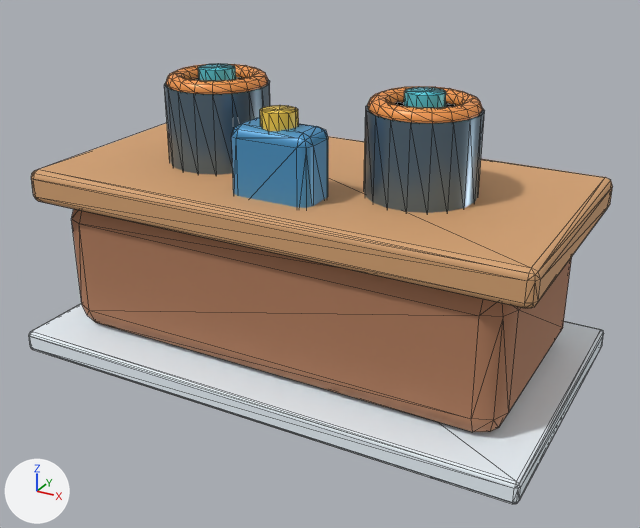
The glTF model HavenlineGodot/assets/stations_v2/processing_counter.glb, before and after one commit.
Both versions are drawn from a 50 mm camera at (2.62, -4.72, 2.95) aimed at (0.09, -0.13, 0.66). Lighting does not change. The marker at lower left points along +X, +Y and +Z. The older version comes first. Mesh edges are drawn as thin lines. Vertices at exactly the same position are counted once.

In view in the first picture: 'processing_counter'.
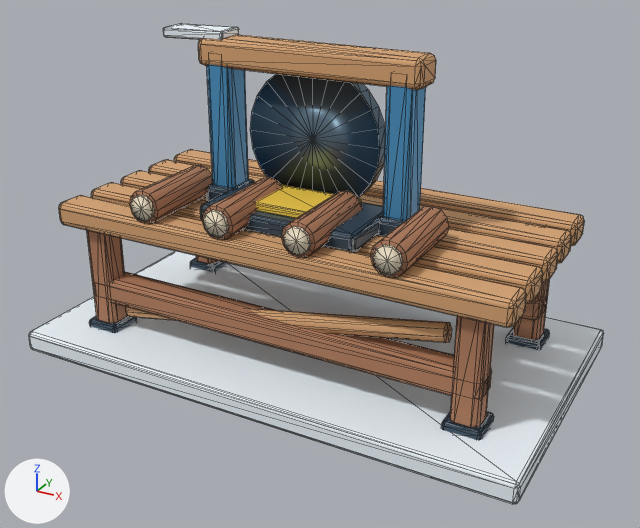
Where the change shows, as pixel boxes [x1, y1, x2, y2] in the pictures (640 x 528 px; the box of a moved part takes in the faces that stretch with it):
'processing_counter', reshaped (9% taller): before [29, 64, 613, 504]; after [29, 24, 604, 504]
part 1 of me_processing_counter, moved or reshaped (not visible before): after [163, 24, 239, 40]
part 2 of me_processing_counter, added (brown): after [130, 165, 213, 224]
part 3 of me_processing_counter, added (brown): after [202, 177, 282, 240]
part 4 of me_processing_counter, added (brown): after [281, 191, 362, 258]
part 5 of me_processing_counter, added (brown): after [370, 206, 449, 278]
part 6 of me_processing_counter, moved or reshaped: before [31, 123, 613, 308]; after [190, 258, 228, 272]
part 7 of me_processing_counter, moved or reshaped: before [71, 209, 572, 432]; after [90, 316, 137, 333]
part 8 of me_processing_counter, added: after [250, 74, 386, 198]
part 9 of me_processing_counter, added: after [131, 195, 154, 222]
part 10 of me_processing_counter, added: after [203, 210, 229, 238]
part 11 of me_processing_counter, added: after [283, 226, 311, 255]
part 12 of me_processing_counter, added: after [373, 245, 403, 275]
part 13 of me_processing_counter, deleted: before [164, 64, 485, 213]
part 14 of me_processing_counter, cut back: after [59, 35, 584, 440]

What the commit changed:
Material 'HL_cream' (mat_hl_cream) is new.
Its base color is (0.96, 0.84, 0.63) (beige #faecd0).
Its roughness is 0.72.
me_processing_counter is used by ob_processing_counter; location (0.0, 0.0, 0.0).
me_processing_counter had 1056 vertices, 2052 faces and spanned x -1.73..1.73, y -0.98..0.98, z -0.05..1.82.
me_processing_counter now has 1682 vertices, 3216 faces and spans x -1.73..1.73, y -0.98..0.98, z -0.05..2.07.
me_processing_counter part 1: the loose piece of 56 vertices spanning x -1.12..1.12, y -0.68..-0.2, z 0.38..0.46 is multiplied about its middle by the matrix ((0.19, -0.021, -0.011), (0.01, 0.423, 0.0), (0.003, 0.0, 0.75)), then moved by (-0.8, 0.38, 1.62), in mat_hl_snow (white #eff8ff).
me_processing_counter part 2: a new loose piece, a 12-sided cylinder along y spanning x -0.93..-0.71, y -0.72..-0.12, z 0.96..1.18, in mat_hl_wood (brown #b17c5b).
me_processing_counter part 3: a new loose piece, a 12-sided cylinder along y spanning x -0.38..-0.16, y -0.72..-0.12, z 0.96..1.18, in mat_hl_wood (brown #b17c5b).
me_processing_counter part 4: a new loose piece, a 12-sided cylinder along y spanning x 0.17..0.39, y -0.72..-0.12, z 0.96..1.18, in mat_hl_wood (brown #b17c5b).
me_processing_counter part 5: a new loose piece, a 12-sided cylinder along y spanning x 0.73..0.95, y -0.72..-0.12, z 0.96..1.18, in mat_hl_wood (brown #b17c5b).
me_processing_counter part 6: the loose piece of 56 vertices spanning x -1.67..1.67, y -0.83..0.87, z 0.99..1.21 is scaled about its middle by (0.0652, 0.13, 0.455), then moved by (-1.3, 0.56, -1.01), in mat_hl_dark (dark blue #354b5d).
me_processing_counter part 7: the loose piece of 56 vertices spanning x -1.52..1.52, y -0.73..0.73, z 0.08..1.02 is scaled about its middle by (0.0747, 0.167, 0.0973), then moved by (-1.3, -0.58, -0.46), in mat_hl_dark (dark blue #354b5d).
me_processing_counter part 8: a new loose piece, a 24-sided cylinder along y spanning x -0.46..0.46, y -0.05..0.05, z 0.99..1.91, in mat_hl_metal (blue #6c8495).
me_processing_counter part 9: a new loose piece, a 10-sided cylinder along y spanning x -0.904..-0.736, y -0.743..-0.717, z 0.99..1.15, in mat_hl_cream (beige #faecd0).
me_processing_counter part 10: a new loose piece, a 10-sided cylinder along y spanning x -0.354..-0.186, y -0.743..-0.717, z 0.99..1.15, in mat_hl_cream (beige #faecd0).
me_processing_counter part 11: a new loose piece, a 10-sided cylinder along y spanning x 0.196..0.364, y -0.743..-0.717, z 0.99..1.15, in mat_hl_cream (beige #faecd0).
me_processing_counter part 12: a new loose piece, a 10-sided cylinder along y spanning x 0.756..0.924, y -0.743..-0.717, z 0.99..1.15, in mat_hl_cream (beige #faecd0).
me_processing_counter part 13: 9 loose pieces with 664 vertices, spanning x -1.06..1.06, y -0.59..0.87, z 0.63..1.82, are deleted.
me_processing_counter part 14: 168 vertices removed from x -1.37..1.37, y -0.65..0.81, z 0.09..0.98; 1156 vertices added at x -1.55..1.55, y -0.74..0.74, z 0.04..2.03.
Other edits to the shape of me_processing_counter do not show in these pictures.
me_processing_counter no longer uses material mat_hl_cyan (cyan #59d7ea).
me_processing_counter gains material mat_hl_cream (beige #faecd0).
